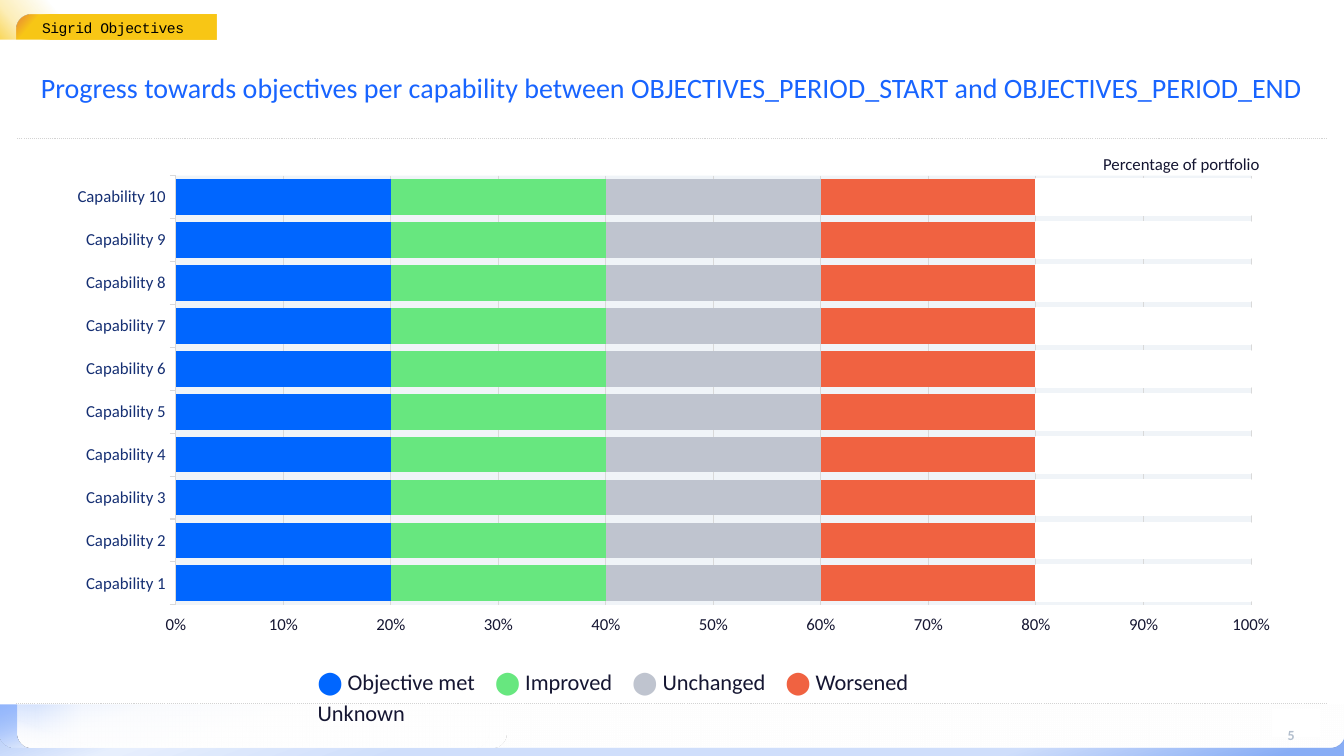
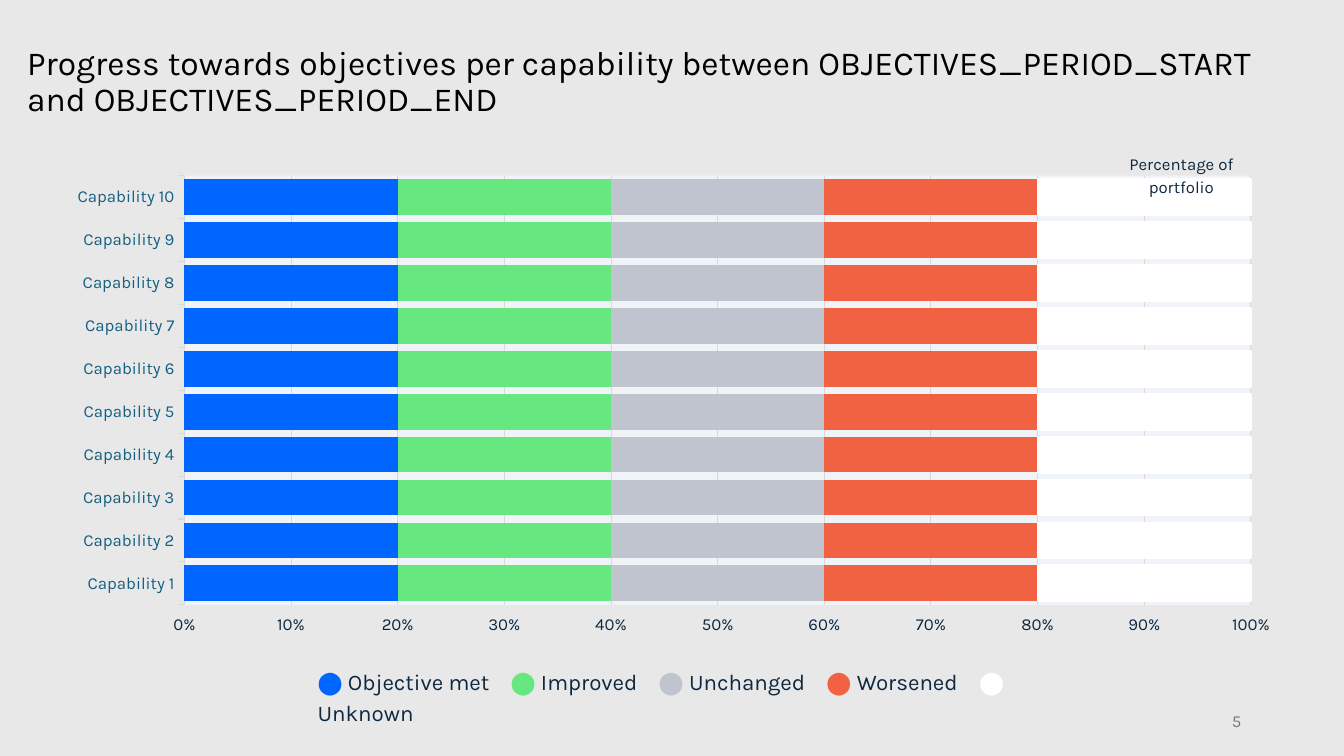
Before and after one commit to mardibiase/sigrid-integrations, a slide deck: slide 5 of report-generator/src/report_generator/presets/templates/portfolio-overview.pptx. Drawn at 1344x756 pixels with LibreOffice and Linux fonts; fonts in the diff are those of the drawing; background and template pictures are left out. Boxes give left, top, right and bottom in pixels: in the first picture for what was removed or moved away, otherwise in the second. Text is boxed around its words. In the diff, an @@ line names an element or a change of style, - is before the commit and + after.

```diff
--- a/report-generator/src/report_generator/presets/templates/portfolio-overview.pptx
+++ b/report-generator/src/report_generator/presets/templates/portfolio-overview.pptx
@@ background #FFFFFF to #E8E8E8 @@
@@ rectangle removed at (0, 0, 152, 46) @@
@@ title "Progress towards objectives per capability ...": place and size @@
-title "Progress towards objectives per capability ..." at (41, 78, 1301, 103)
+title "Progress towards objectives per capability ..." at (27, 52, 1250, 112)
@@ title "Progress towards objectives per capability ..." at (27, 52, 1250, 112): size 20 to 24 pt, font Calibri to Karla, text colour #1864FF to #000000; line spacing 1 to 0.9 @@
@@ rounded rectangle removed at (17, 14, 139, 56) @@
@@ text removed at (42, 14, 217, 39) @@
-Sigrid Objectives
@@ rectangle removed at (0, 39, 313, 74) @@
@@ line removed from (1327, 138) to (17, 138) @@
@@ text "Percentage of portfolio" at (1129, 158, 1233, 197): font Calibri to Karla, text colour #151632 to #0E2841 @@
@@ bar stacked 100% chart at (52, 166, 1295, 644) @@
@@ category axis changed @@
@@ value axis changed @@
@@ lettering changed @@
@@ rectangle removed at (0, 530, 1344, 705) @@
@@ rounded rectangle removed at (0, 689, 1344, 747) @@
@@ text "⬤ Objective met ⬤ Improved ..." at (318, 674, 958, 722): font Calibri to Karla; text colour #151632 to #0E2841 in "Objective met Improved Unchanged Worsened Unknown" @@
@@ rectangle removed at (0, 699, 1344, 756) @@
@@ line removed from (16, 704) to (1329, 704) @@
@@ rounded rectangle removed at (17, 690, 489, 747) @@
@@ rounded rectangle removed at (17, 690, 411, 747) @@
@@ rounded rectangle removed at (35, 690, 507, 747) @@
@@ page number: place and size @@
-page number at (1288, 731, 1295, 740)
+page number at (1232, 716, 1241, 727)
@@ page number at (1232, 716, 1241, 727): size 10 to 12 pt, font Calibri to Karla, text colour #B2BECD to #797979, letter spacing 0.1 to 0 pt, bold off @@
@@ rectangle removed at (1272, 709, 1322, 738) @@
```
Also in this commit, not shown: 21 other slides changed, 1 slide added, 3 slides removed.
